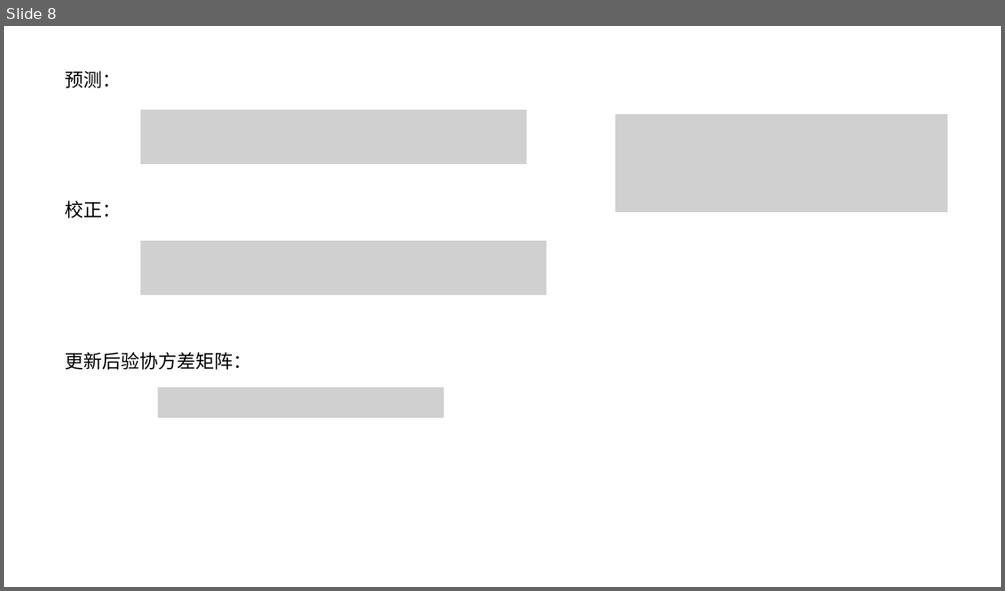
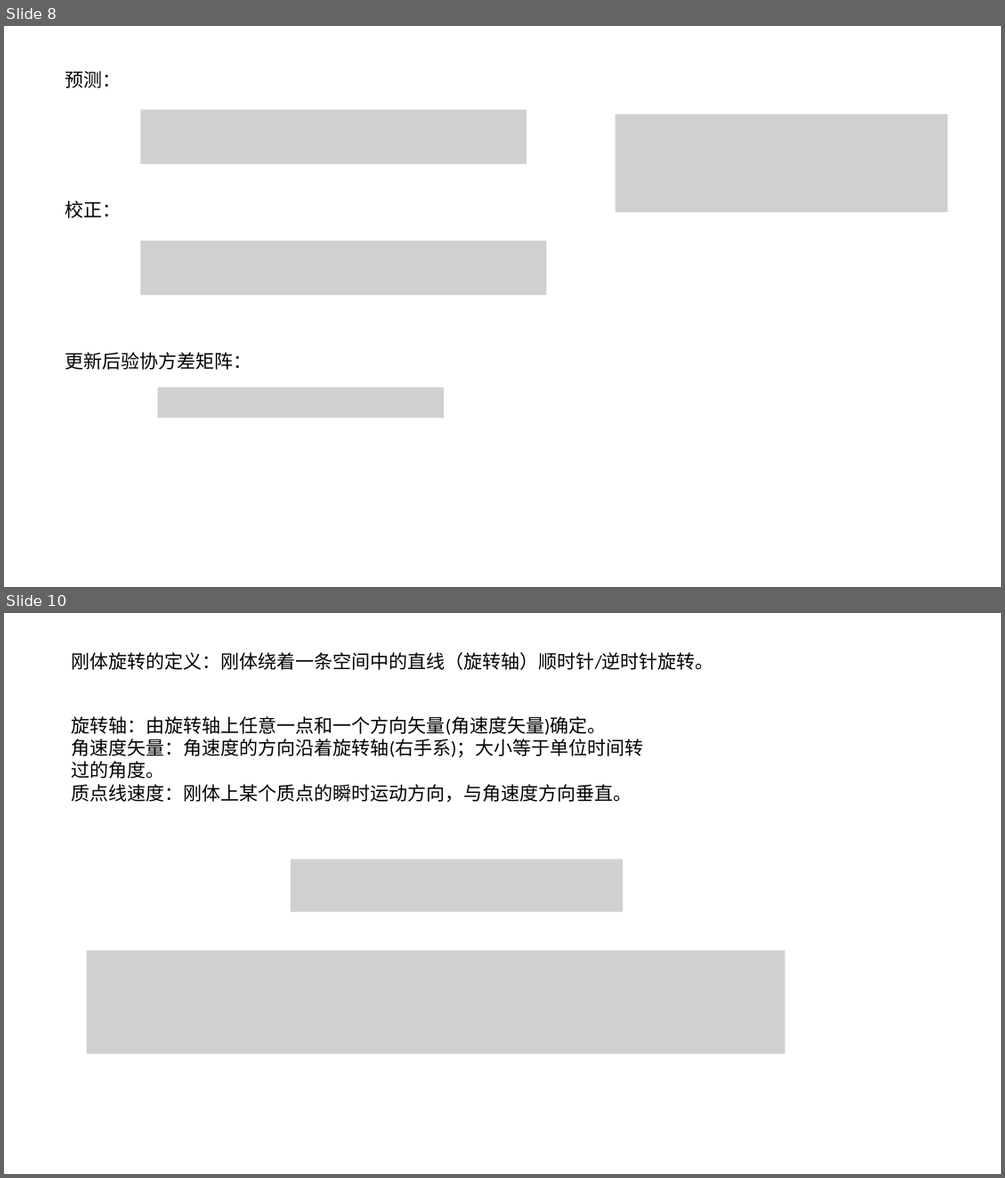
Before and after one commit to Astronute/filter_utils, a slide deck: 滤波.pptx. Shown one above the other, each under a label of ours: slide 8 before the commit, slides 8 and 10 after it; the slides between them are not shown. The pictures are 1005x591 and 1005x1178 pixels, drawn with LibreOffice and Linux fonts; fonts in the diff are those of the drawing; grey boxes stand for pictures. Boxes give left, top, right and bottom in pixels: in the first picture for what was removed or moved away, otherwise in the second. Text is boxed around its words. In the diff, an @@ line names an element or a change of style, - is before the commit and + after.

```diff
--- a/滤波.pptx
+++ b/滤波.pptx
@@ slide 10 added at (4,613,1001,1174), background #FFFFFF @@
@@ text added at (72,652,714,670), 18 pt, text #000000 @@
+刚体旋转的定义：刚体绕着一条空间中的直线（旋转轴）顺时针/逆时针旋转。
@@ text added at (72,716,644,802), 18 pt, text #000000 @@
+旋转轴：由旋转轴上任意一点和一个方向矢量(角速度矢量)确定。
+角速度矢量：角速度的方向沿着旋转轴(右手系)；大小等于单位时间转过的角度。
+质点线速度：刚体上某个质点的瞬时运动方向，与角速度方向垂直。
@@ picture added at (291,859,623,912) @@
@@ picture added at (86,950,785,1054) @@
```
Also in this commit, not shown: 5 other slides added, 3 other files.
